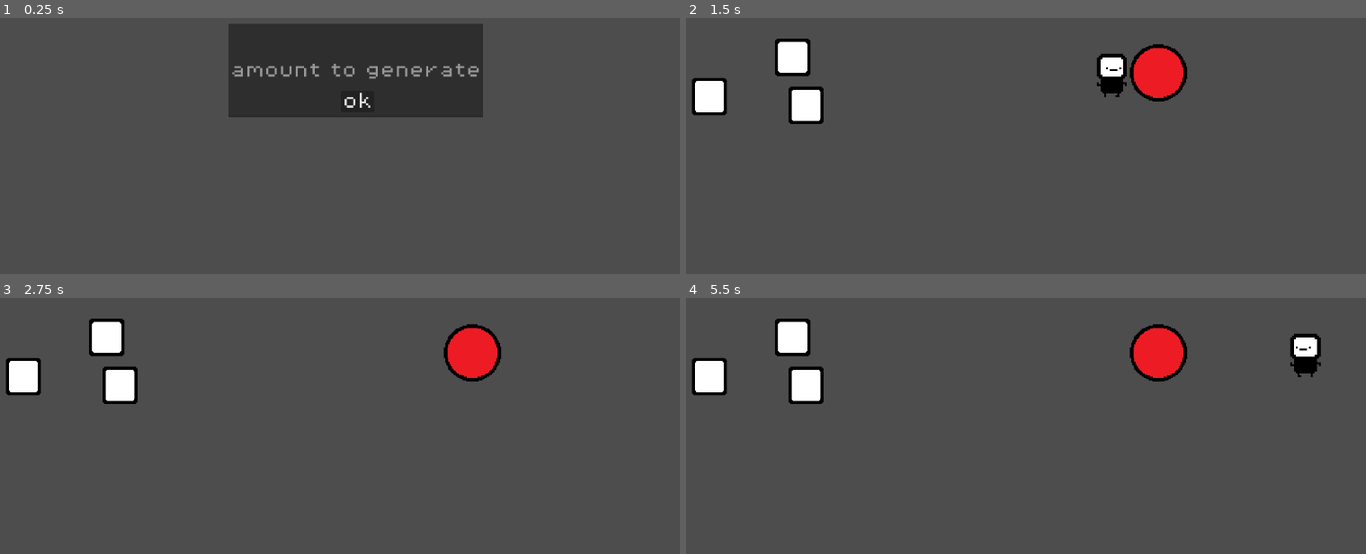
Above: before the commit, frames 1-4 (two rows, left to right).
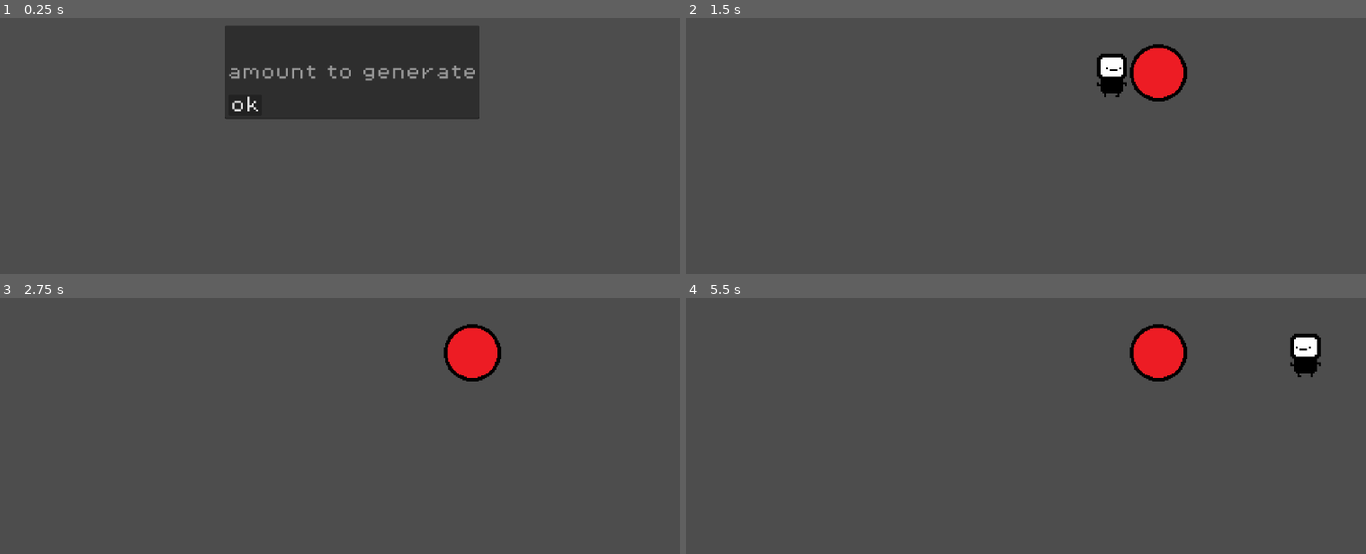
Above: after the commit, the same moments.

Repository: hugobiella/bit-memory
Game: Godot game, scene res://scenes/game.tscn
The game is run twice, just before and just after one commit, with the same random seed, the same clock (stepped at 60 frames per second) and the same inputs.
Inputs:
- Up to frame 1 (0.25 s): no input
- Up to frame 2 (1.5 s): click "ok" at 0.5 s; hold D (move_right) from 1.28 s (still down); hold E (interact) from 1.28 s (still down)
- Up to frame 3 (2.75 s): release D (move_right) at 2.03 s; release E (interact) at 2.03 s; hold S (move_down) from 2.03 s (still down); tap E (interact) at 2.1 s
- Up to frame 4 (5.5 s): tap Enter at 2.75, 4.25 s; release S (move_down) at 2.78 s; hold D (move_right) 2.78-3.53 s; hold E (interact) 2.78-3.53 s; tap Space at 3.5, 5 s; hold W (move_up) 3.53-4.28 s; tap E (interact) at 3.6, 5.1 s; hold E (interact) 4.28-5.03 s; hold A (move_left) from 4.28 s (still down)

The runs differ from the first frame. In frame 1, 1.9% of the frame differs, in the area x 33-72%, y 2-40%; in frame 2, 2.3%, in the area x 0-21%, y 8-42%; in frame 3, 2.3%; in frame 4, 2.3%.

Commit message:
updates (package virtual address values)

Diff:
--- a/new-game-project/project.godot
+++ b/new-game-project/project.godot
@@ -23,6 +23,10 @@
 [display]
 
 window/stretch/scale=1.5
+
+[gui]
+
+theme/custom_font="res://assets/PixelOperator8.ttf"
 
 [input]
 
--- a/new-game-project/scenes/game.gd
+++ b/new-game-project/scenes/game.gd
@@ -5,7 +5,7 @@
 
 func _ready():
 	# Carregar a cena de entrada
-	input_scene = preload("res://scenes/ui/input scene.tscn")  # Ajuste o caminho conforme necessário
+	input_scene = preload("res://scenes/ui/input_manager.tscn")  # Ajuste o caminho conforme necessário
 	input_scene_instance = input_scene.instantiate()
 	add_child(input_scene_instance)
 
--- a/new-game-project/scenes/package.tscn
+++ b/new-game-project/scenes/package.tscn
@@ -30,3 +30,9 @@
 
 [node name="CollisionShape2D" type="CollisionShape2D" parent="InteractionArea"]
 shape = SubResource("CircleShape2D_7schc")
+
+[node name="Label" type="Label" parent="."]
+offset_left = -64.0
+offset_top = -72.0
+offset_right = 64.0
+offset_bottom = -40.0
--- a/new-game-project/scenes/ui/input manager.tscn
+++ /dev/null
@@ -1,26 +0,0 @@
-[gd_scene load_steps=3 format=3 uid="uid://dkacygyvtwg2f"]
-
-[ext_resource type="Script" path="res://scenes/ui/input_manager.gd" id="1_0ca85"]
-[ext_resource type="FontFile" uid="uid://chocn6vghi480" path="res://assets/PixelOperator8.ttf" id="2_4nfyf"]
-
-[node name="InputManager" type="Node2D"]
-script = ExtResource("1_0ca85")
-
-[node name="LineEdit" type="LineEdit" parent="."]
-offset_right = 544.0
-offset_bottom = 200.0
-theme_override_fonts/font = ExtResource("2_4nfyf")
-theme_override_font_sizes/font_size = 36
-placeholder_text = "amount to generate"
-alignment = 1
-
-[node name="Button" type="Button" parent="."]
-offset_left = 240.0
-offset_top = 144.0
-offset_right = 311.0
-offset_bottom = 189.0
-theme_override_fonts/font = ExtResource("2_4nfyf")
-theme_override_font_sizes/font_size = 36
-text = "ok"
-
-[connection signal="pressed" from="Button" to="." method="_on_button_pressed"]
--- a/new-game-project/scenes/ui/input scene.tscn
+++ /dev/null
@@ -1,10 +0,0 @@
-[gd_scene load_steps=3 format=3 uid="uid://bjaey2qgkvguf"]
-
-[ext_resource type="Script" path="res://scenes/ui/input_scene.gd" id="1_qcwna"]
-[ext_resource type="PackedScene" uid="uid://dkacygyvtwg2f" path="res://scenes/ui/input manager.tscn" id="2_r26l1"]
-
-[node name="InputScene" type="Node2D"]
-script = ExtResource("1_qcwna")
-
-[node name="InputManager" parent="." instance=ExtResource("2_r26l1")]
-position = Vector2(-264, -104)
--- a/new-game-project/scenes/ui/input_manager.gd
+++ b/new-game-project/scenes/ui/input_manager.gd
@@ -1,7 +1,4 @@
 extends Node2D
-
-func _ready():
-	pass
 
 func _on_button_pressed():
 	var input_text = $LineEdit.text.strip_edges()
--- /dev/null
+++ b/new-game-project/scenes/ui/input_manager.tscn
@@ -0,0 +1,30 @@
+[gd_scene load_steps=3 format=3 uid="uid://dkacygyvtwg2f"]
+
+[ext_resource type="Script" path="res://scenes/ui/input_manager.gd" id="1_nxp0u"]
+[ext_resource type="FontFile" uid="uid://chocn6vghi480" path="res://assets/PixelOperator8.ttf" id="2_rgqxk"]
+
+[node name="InputManager" type="Node2D"]
+script = ExtResource("1_nxp0u")
+
+[node name="LineEdit" type="LineEdit" parent="."]
+offset_left = -272.0
+offset_top = -100.0
+offset_right = 272.0
+offset_bottom = 100.0
+theme_override_fonts/font = ExtResource("2_rgqxk")
+theme_override_font_sizes/font_size = 36
+placeholder_text = "amount to generate"
+alignment = 1
+metadata/_edit_use_anchors_ = true
+
+[node name="Button" type="Button" parent="."]
+offset_left = -264.0
+offset_top = 48.0
+offset_right = -193.0
+offset_bottom = 93.0
+theme_override_fonts/font = ExtResource("2_rgqxk")
+theme_override_font_sizes/font_size = 36
+text = "ok"
+metadata/_edit_use_anchors_ = true
+
+[connection signal="pressed" from="Button" to="." method="_on_button_pressed"]
--- a/new-game-project/scenes/ui/input_scene.gd
+++ /dev/null
@@ -1,11 +0,0 @@
-extends Node2D
-
-
-# Called when the node enters the scene tree for the first time.
-func _ready():
-	pass # Replace with function body.
-
-
-# Called every frame. 'delta' is the elapsed time since the previous frame.
-func _process(delta):
-	pass
--- a/new-game-project/scripts/globals.gd
+++ b/new-game-project/scripts/globals.gd
@@ -10,18 +10,3 @@
 func add_points(points):
 	score += points
 	print("points: ", score)
-
-func _ready():
-	_generate_virtual_address()
-
-# mecânica de traducao de endereços
-var page_table = {}
-func _generate_virtual_address():
-	var virtual_address = randi() % 0xFFFFFFFF
-	var page_number = virtual_address >> 12
-	if page_number not in page_table:
-		page_table[page_number] = randi() % 0xFFFFF
-	var offset = virtual_address & 0xFFF
-	var physical_address = (page_table[page_number] << 12) | offset
-	# print("Endereço Virtual: 0x%X" % virtual_address)
-	# print("Endereço Físico: 0x%X" % physical_address)
--- a/new-game-project/scripts/package.gd
+++ b/new-game-project/scripts/package.gd
@@ -1,9 +1,14 @@
 extends RigidBody2D
-
 @onready var interaction_area: InteractionArea = $InteractionArea
+@onready var label = $Label
 
 func _ready():
 	interaction_area.interact = Callable(self, "_on_interact")
+	_generate_virtual_address()
+	label.add_theme_color_override("font_color", Color(0, 0, 0))
+	label.global_position.y = 50
+	label.global_position.x = -330
+	label.show()
 
 func _on_interact():
 	var player = get_tree().get_first_node_in_group("player") as CharacterBody2D
@@ -13,3 +18,15 @@
 	else:
 		player.drop_object()
 		Globals.being_carried = false
+
+var page_table = {}
+func _generate_virtual_address():
+	var virtual_address = randi() % 0xFFFFFFFF
+	var page_number = virtual_address >> 12
+	if page_number not in page_table:
+		page_table[page_number] = randi() % 0xFFFFF
+	var offset = virtual_address & 0xFFF
+	var physical_address = (page_table[page_number] << 12) | offset
+	label.text = "0x%X" % virtual_address
+	print("virtual_address: 0x%X" % virtual_address)
+	print("physical_address: 0x%X" % physical_address)
--- a/new-game-project/scripts/package_generator.gd
+++ b/new-game-project/scripts/package_generator.gd
@@ -1,36 +1,21 @@
 extends Node2D
 
 @export var package_scene: PackedScene
-@export var generation_interval: float = 0
-@export var max_packages: int = 3
 @export var spawn_area_radius: float = 200.0
 var packages_generated: Array = []
-var time_since_last_generation: float = 0.0
 
 func _ready():
 	set_physics_process(true)
 
 func _physics_process(delta):
-	time_since_last_generation += delta
-
-	# spawns package every 5 seconds if not limit exceeded
-	if time_since_last_generation >= generation_interval and packages_generated.size() < max_packages:
+	if packages_generated.size() < Globals.amount_to_generate:
 		generate_package()
-		time_since_last_generation = 0.0 # reset timer
-
-	# remove deleted packages from list
-	for package in packages_generated:
-		if not is_instance_valid(package):
-			packages_generated.erase(package)
 
 func generate_package():
 	var random_angle = randf_range(0, 2 * PI)
 	var random_radius = randf_range(0, spawn_area_radius)
 	var random_position = Vector2(cos(random_angle), sin(random_angle)) * random_radius
-
 	var package_instance = package_scene.instantiate() as RigidBody2D
 	add_child(package_instance)
 	package_instance.position = global_position + random_position
-
-	# add package to list
 	packages_generated.append(package_instance)
